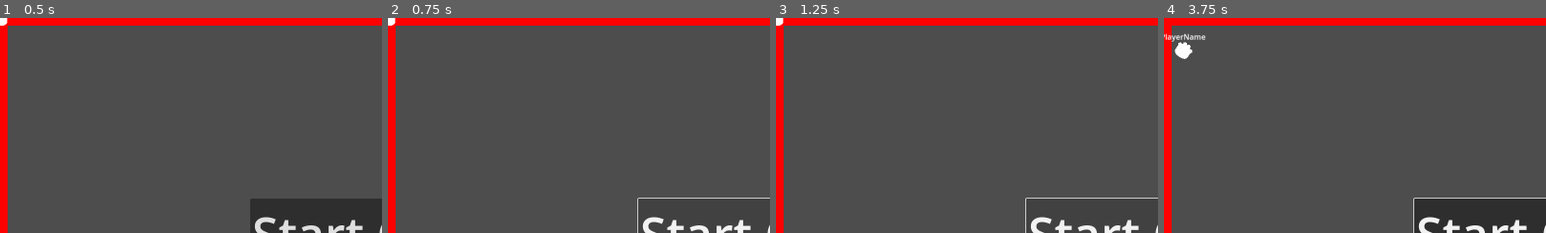
Above: before the commit, frames 1-4 (left to right).
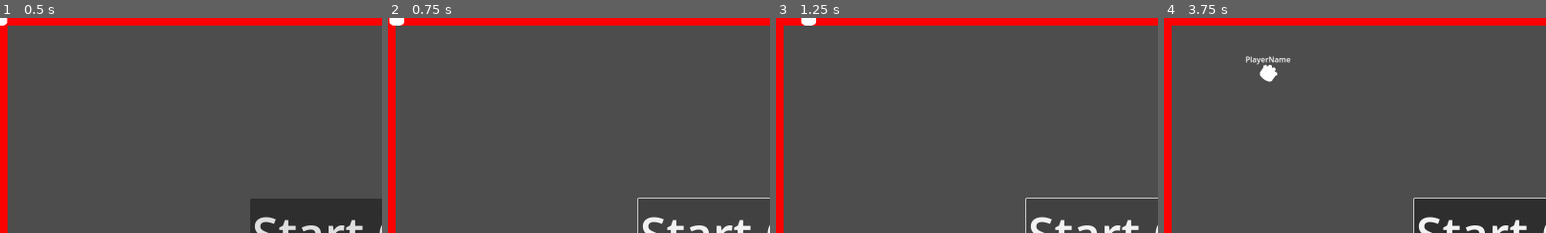
Above: after the commit, the same moments.

Repository: Ozymandias1/godot_snake_game
Game: Godot game, scene res://Scenes/Templates/game_level.tscn
The game is run twice, just before and just after one commit, with the same random seed, the same clock (stepped at 60 frames per second) and the same inputs. This scene is started directly instead of the project's main scene.
Inputs (mouse positions are % of the whole screen's width and height, from its top left):
- Up to frame 1 (0.5 s): no input
- Up to frame 2 (0.75 s): click "Start Game" at 0.5 s
- Up to frame 3 (1.25 s): no input
- Up to frame 4 (3.75 s): click "Start Game" at 1.25 s; move the mouse to (72, 45) at 2.02 s; hold D (Steer Right) 2.03-2.78 s; hold W (Boost) 2.03-2.78 s; click (72, 45) at 2.17 s; move the mouse to (30, 55) at 2.77 s; hold A (Steer Left) 2.78-3.53 s; tap W (Boost) at 2.85 s; move the mouse to (60, 28) at 3.52 s; hold D (Steer Right) from 3.53 s (still down); hold W (Boost) from 3.53 s (still down); tap T (TestKey) at 3.6 s
The pictures show only the part of the screen within x 0-50%, y 0-50%; the shares and areas given below are measured in that part.

Frame 1 is identical in both runs. In frame 2, 0.1% of the frame differs, in the area x 0-5%, y 0-4%; in frame 3, 0.2%; in frame 4, 1.0%, in the area x 0-34%, y 7-30%.
Error before the commit: Invalid access to property or key 'name' on a base object of type 'Dictionary'. (res://Scripts/Player.gd:29)
Error after the commit: Invalid access to property or key 'name' on a base object of type 'Dictionary'. (res://Scripts/Player.gd:30)

Commit message:
시작대기->게임시작버튼 순서로 진행 하도록 수정

Diff:
--- a/Scenes/Templates/game_level.tscn
+++ b/Scenes/Templates/game_level.tscn
@@ -50,3 +50,5 @@
 grow_vertical = 2
 theme_override_font_sizes/font_size = 100
 text = "Start Game"
+
+[connection signal="pressed" from="UI/BtnStartGame" to="." method="_on_btn_start_game_pressed"]
--- a/Scenes/Templates/player.tscn
+++ b/Scenes/Templates/player.tscn
@@ -70,6 +70,7 @@
 target = NodePath("../Head")
 
 [node name="MoveComponent" type="Node" parent="." node_paths=PackedStringArray("player", "target")]
+process_mode = 4
 script = ExtResource("7_g2xs4")
 player = NodePath("..")
 target = NodePath("../Head")
--- a/Scripts/GameLevel.gd
+++ b/Scripts/GameLevel.gd
@@ -3,6 +3,7 @@
 
 @onready var player_spawner: MultiplayerSpawner = $PlayerSpawner
 @onready var btn_start_game: Button = $UI/BtnStartGame
+@onready var players: Node = $Players
 
 # 시작
 func _ready() -> void:
@@ -26,3 +27,13 @@
 	player.add_body.rpc_id(peer_id)
 	await get_tree().create_timer(0.1).timeout
 	player.add_body.rpc_id(peer_id)
+
+# 게임 시작 버튼
+func _on_btn_start_game_pressed() -> void:
+	self._start_game.rpc()
+
+# 게임 시작
+@rpc("any_peer", "call_local")
+func _start_game() -> void:
+	for player in players.get_children():
+		player.start_move()
--- a/Scripts/MoveComponent.gd
+++ b/Scripts/MoveComponent.gd
@@ -7,6 +7,6 @@
 
 # 업데이트
 func _process(delta: float) -> void:
-	if is_multiplayer_authority() and Input.is_action_pressed("Boost"): # TODO: 추후 자동이동으로 변경할것
+	if is_multiplayer_authority():
 		var front = target.global_transform.x
 		target.global_position += player.move_speed * front * delta
--- a/Scripts/Player.gd
+++ b/Scripts/Player.gd
@@ -5,6 +5,7 @@
 @onready var head: Node2D = $Head
 @onready var name_tag_root: Node2D = $NameTagRoot
 @onready var marking_component: MarkingComponent = $MarkingComponent
+@onready var move_component: MoveComponent = $MoveComponent
 
 @export var steer_speed: float = 3.0
 @export var move_speed: float = 100.0
@@ -59,3 +60,10 @@
 		self.body_list[i].change_body_scale(scale_array[scale_index])
 		scale_index += 1
 		scale_index = clampi(scale_index, 0, scale_array.size()-1)
+
+# 플레이어 이동 시작
+func start_move() -> void:
+	move_component.process_mode = Node.PROCESS_MODE_INHERIT
+
+	for i in range(1, self.body_list.size()):
+		self.body_list[i].get_node("FollowComponent").process_mode = Node.PROCESS_MODE_INHERIT
